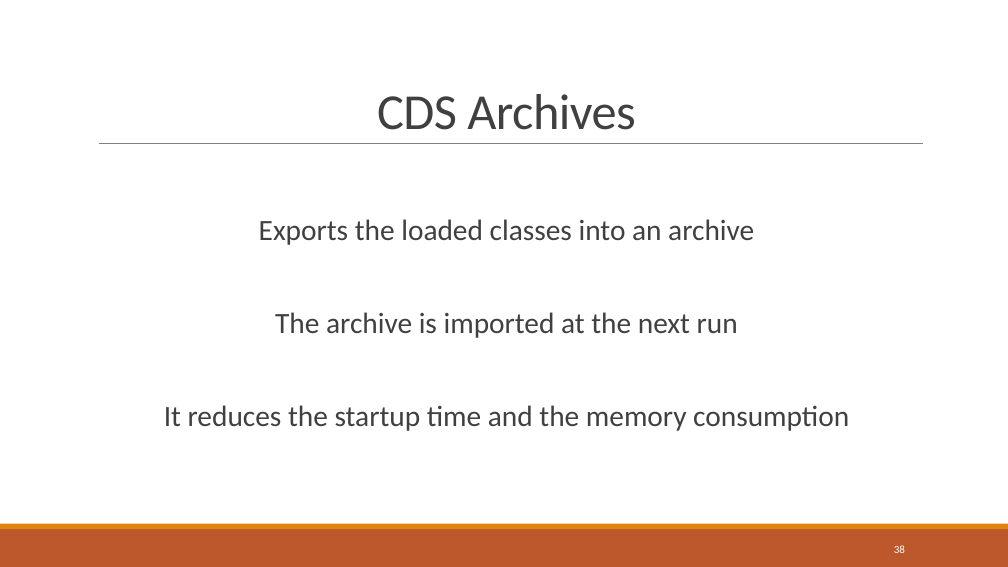
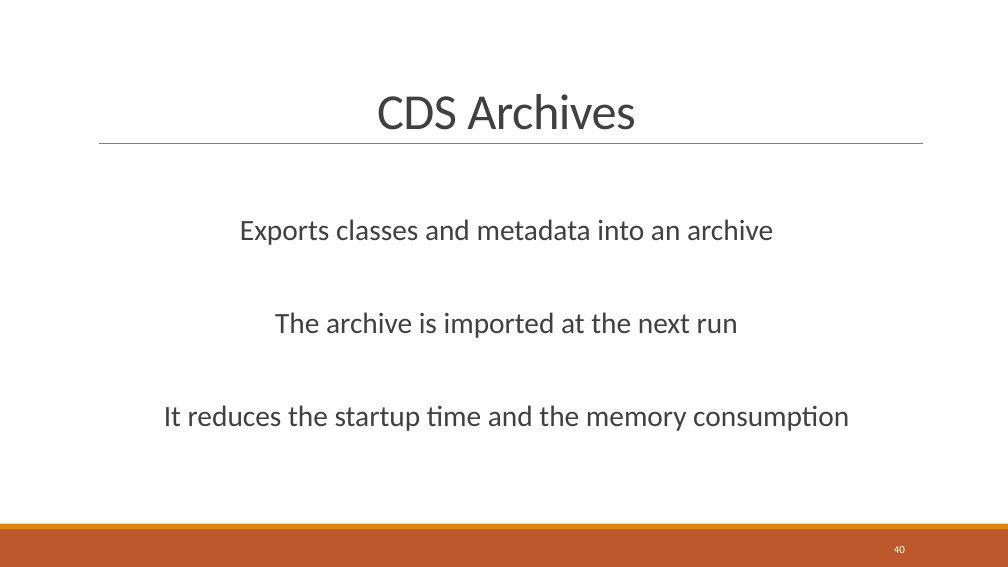
Before and after one commit to bnau/java-11-17, a slide deck: slide 40 of java-11-17.pptx (slide 38 before the commit). Drawn at 1008x567 pixels with LibreOffice and Linux fonts; fonts in the diff are those of the drawing; background and template pictures are left out. Boxes give left, top, right and bottom in pixels: in the first picture for what was removed or moved away, otherwise in the second. Text is boxed around its words. In the diff, an @@ line names an element or a change of style, - is before the commit and + after.

```diff
--- a/java-11-17.pptx
+++ b/java-11-17.pptx
@@ text at [240,219,773,245]: text changed @@
-Exports the loaded classes into an archive
+Exports classes and metadata into an archive
@@ page number at [894,546,905,553]: text changed @@
-38
+40
```
Also in this commit, not shown: 9 other slides changed, 4 slides added, 8 other files.
